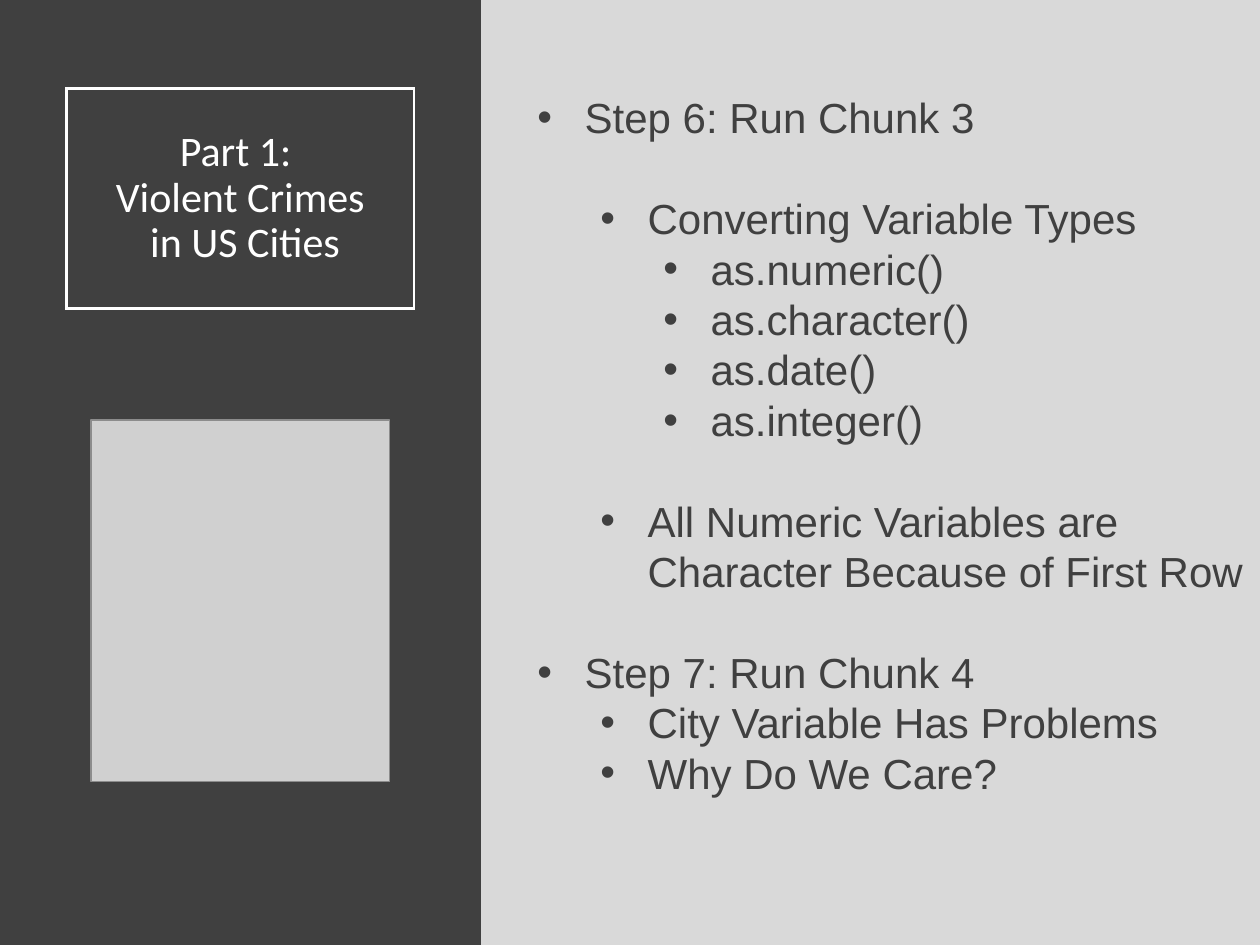
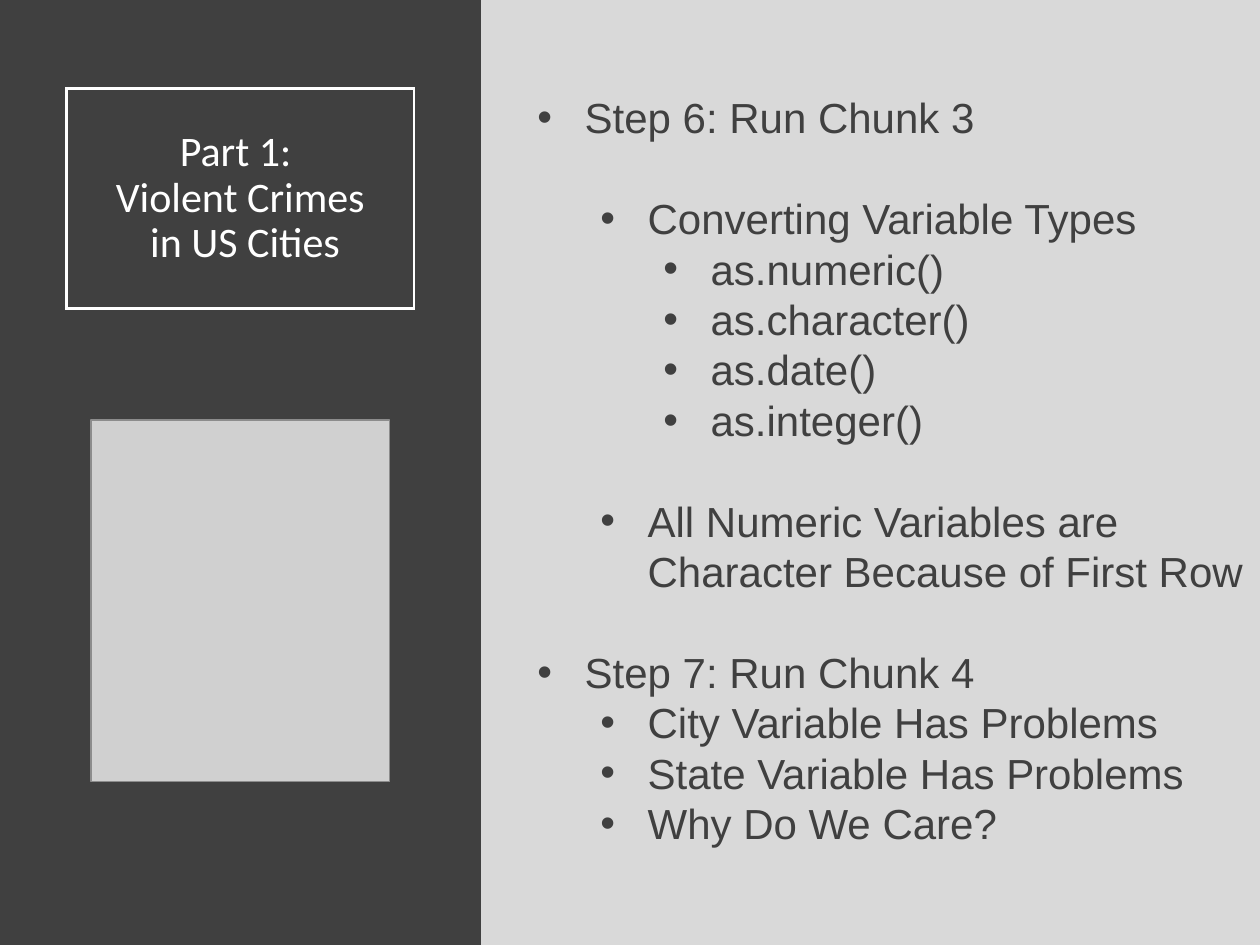
Before and after one commit to SuperMarioGiacomazzo/STOR320_WEBSITE, a slide deck: slide 11 of Lecture/Web Scraping 1/Web_Scraping_1_Lecture.pptx. Drawn at 1260x945 pixels with LibreOffice and Linux fonts; fonts in the diff are those of the drawing; grey boxes stand for pictures. Boxes give left, top, right and bottom in pixels: in the first picture for what was removed or moved away, otherwise in the second. Text is boxed around its words. In the diff, an @@ line names an element or a change of style, - is before the commit and + after.

```diff
--- a/Lecture/Web Scraping 1/Web_Scraping_1_Lecture.pptx
+++ b/Lecture/Web Scraping 1/Web_Scraping_1_Lecture.pptx
@@ text at bbox=[648, 758, 1183, 790]: paragraph added @@
+  • State Variable Has Problems
```
Also in this commit, not shown: 4 other slides changed, 28 other files.
